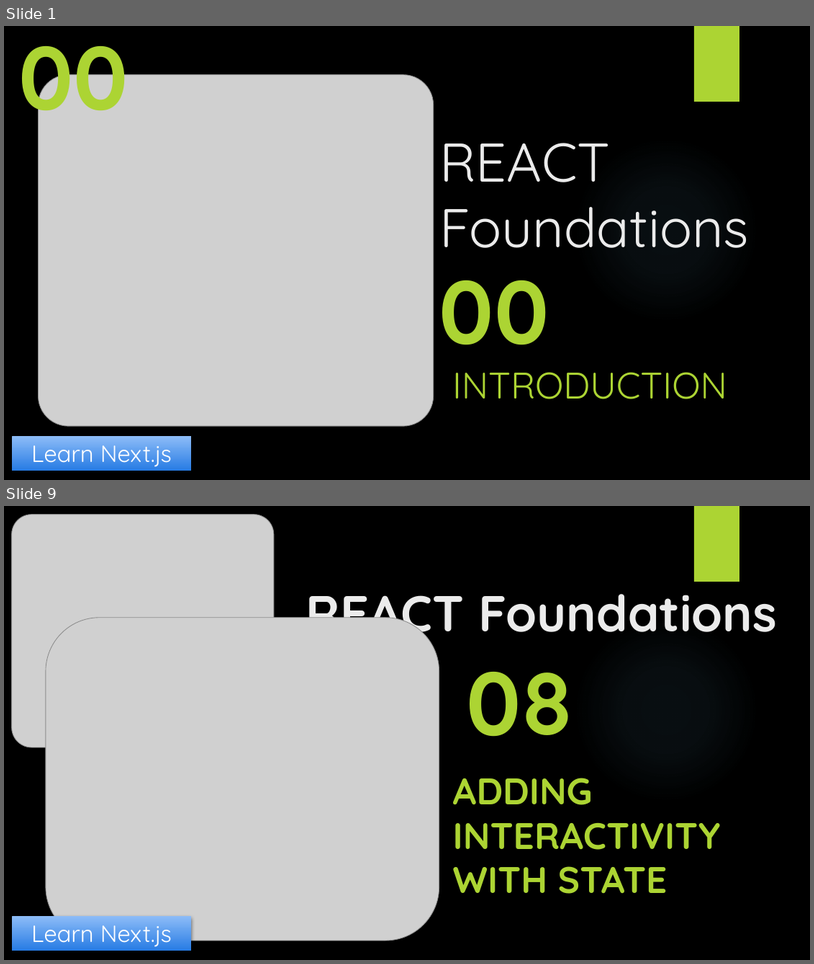
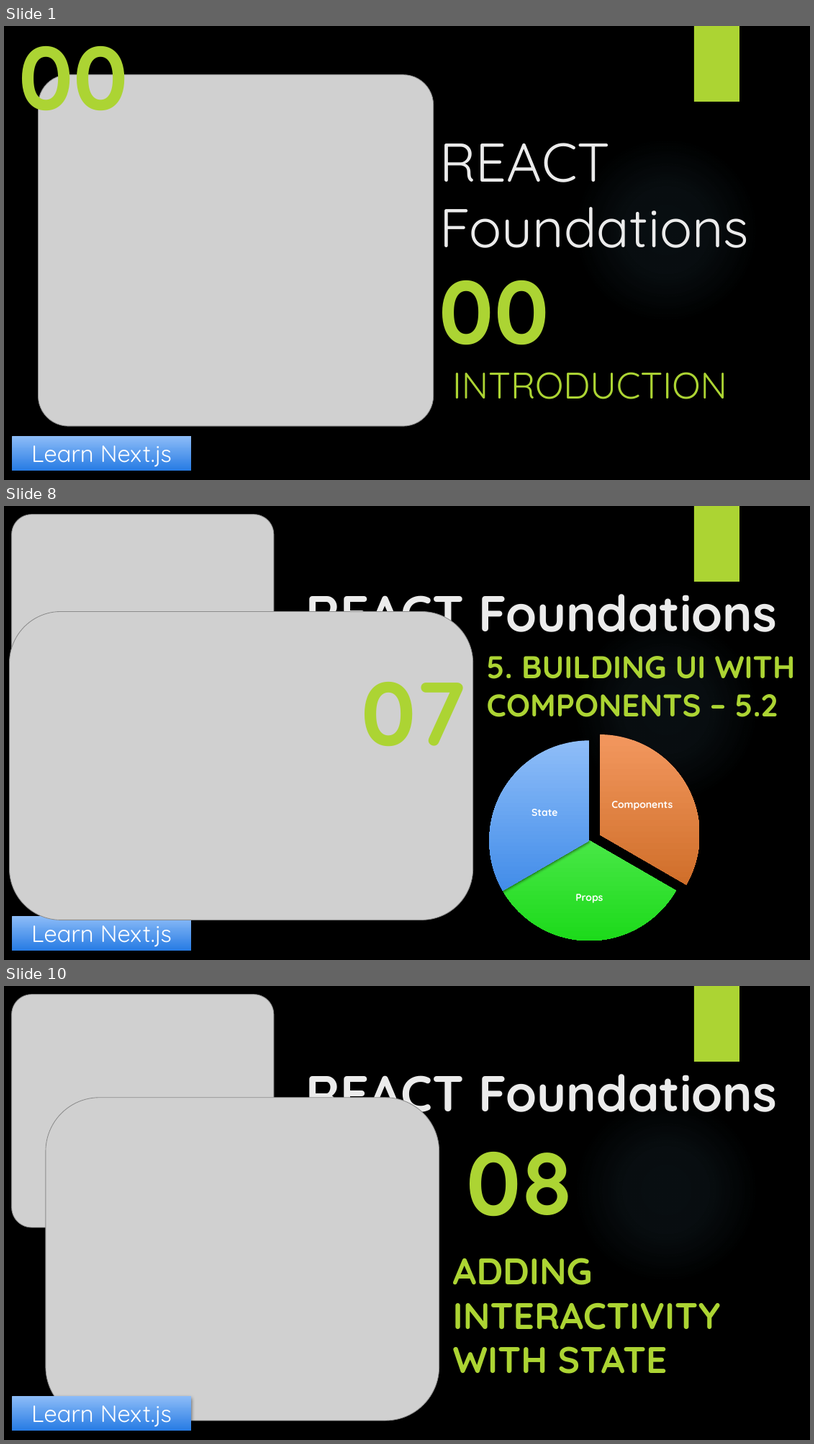
Before and after one commit to yasenstar/learn_javascript, a slide deck: learn_nextjs/1_React-Foundation/React_Foundations.pptx. Shown one above the other, each under a label of ours: slides 1 and 9 before the commit, slides 1, 8 and 10 after it; the slides between them are not shown. The pictures are 814x964 and 814x1444 pixels, drawn with LibreOffice and Linux fonts; fonts in the diff are those of the drawing; grey boxes stand for pictures; background and template pictures are left out. Boxes give left, top, right and bottom in pixels: in the first picture for what was removed or moved away, otherwise in the second. Text is boxed around its words. In the diff, an @@ line names an element or a change of style, - is before the commit and + after.

```diff
--- a/learn_nextjs/1_React-Foundation/React_Foundations.pptx
+++ b/learn_nextjs/1_React-Foundation/React_Foundations.pptx
@@ slide 8 added at (4, 506, 810, 960), background picture (left out); not listed: 2 template elements that a slide beside it also shows @@
@@ picture added at (12, 515, 275, 747) @@
@@ title added at (306, 579, 777, 633), 60 pt, text #EBEBEB, bold @@
+REACT Foundations
@@ picture added at (10, 611, 473, 919) @@
@@ subtitle added at (487, 656, 796, 717), 37.4 pt, text #ACD433, bold @@
+5. BUILDING UI WITH COMPONENTS – 5.2
@@ text added at (361, 682, 467, 746), 106.4 pt, text #ACD433, bold @@
+07
@@ group added at (490, 734, 700, 940): 3 pie slice (boxed as its full ellipse)s, 3 texts @@
+Components
+Props
+State
@@ rectangle added at (12, 916, 191, 950), fill gradient #8FBDF8 to #287DE4, 28 pt, text #FFFFFF @@
+Learn Next.js
@@ what was slide 9 is now slide 10 @@
```
Also in this commit, not shown: 7 slides changed, 2 other files.
